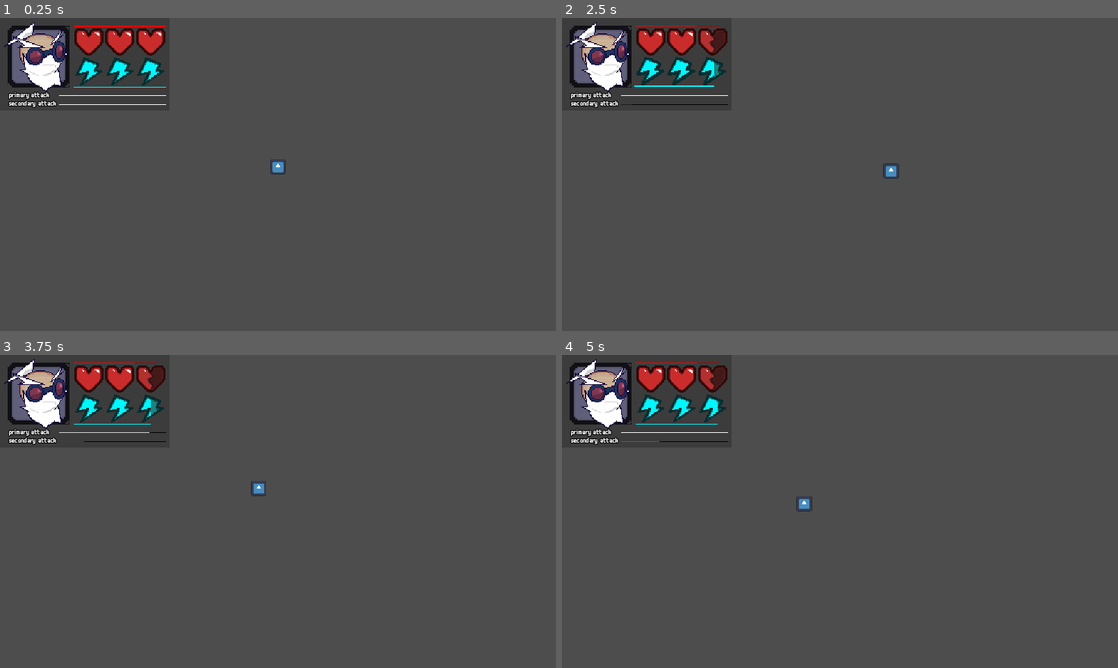
Above: before the commit, frames 1-4 (two rows, left to right).
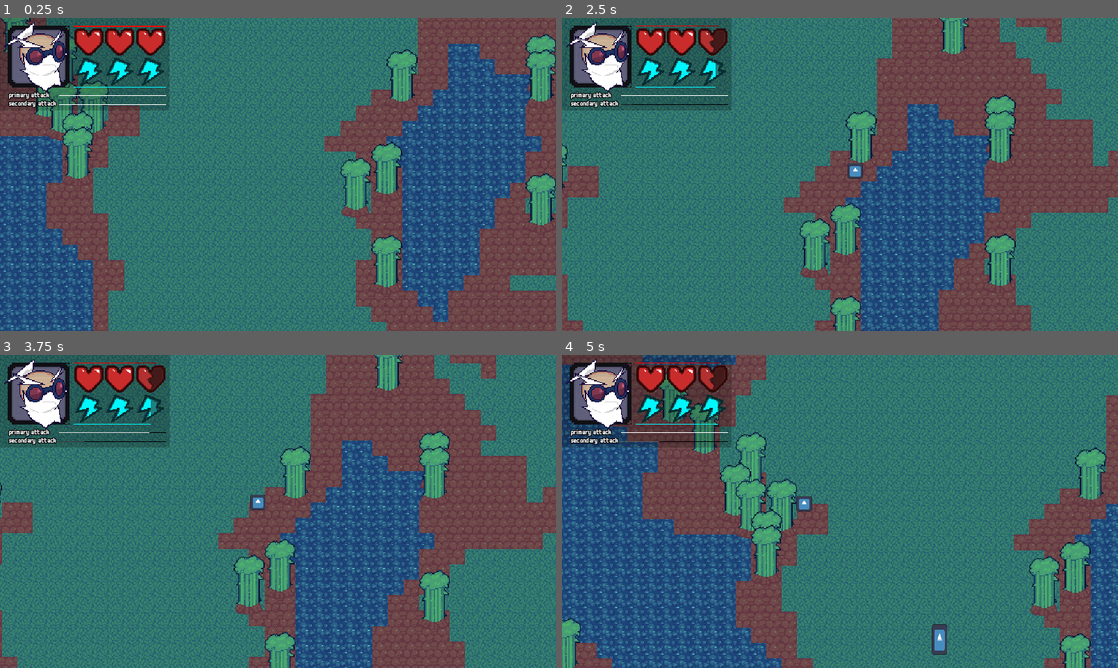
Above: after the commit, the same moments.

Repository: slotling/collateral-damage-gwj71
Game: Godot game, scene res://Scenes/Root/world.tscn
Same seed, same stepped clock (60 frames per second), same inputs: the game is played once before the commit and once after it. The engine's default icon, where the game draws it, is replaced by a stand-in: a white triangle on a blue panel in a dark square.
Inputs (mouse positions are in pixels of both pictures, inside the frame that each line leads up to):
- Up to frame 1 (0.25 s): no input
- Up to frame 2 (2.5 s): move the mouse to (962, 158) at 0.52 s; hold D (right) 0.53-1.28 s; click (962, 158) at 0.6 s; move the mouse to (728, 190) at 1.27 s; hold S (backward) 1.28-2.03 s; right-click (728, 190) at 1.35 s; move the mouse to (895, 105) at 2.02 s; hold D (right) from 2.03 s (still down); hold Shift (run) from 2.03 s (still down)
- Up to frame 3 (3.75 s): move the mouse to (250, 574) at 2.77 s; release D (right) at 2.78 s; release Shift (run) at 2.78 s; hold W (forward) 2.78-3.53 s; click (250, 574) at 2.85 s; move the mouse to (444, 558) at 3.52 s; hold A (left) from 3.53 s (still down); right-click (444, 558) at 3.6 s
- Up to frame 4 (5 s): keep holding A (left); move the mouse to (673, 464) at 4.27 s; tap Shift (run) at 4.35 s

The runs differ from the first frame. In frame 1, 88% of the frame differs, in the area x 0-100%, y 0-100%; in frame 2, 88%; in frame 3, 87%; in frame 4, 90%.
Error before the commit: Parse Error: Could not preload resource file "res://Scenes/Environment/bamboo.tscn". (res://Scenes/Generation/terrain.gd:78)
Error after the commit: Invalid operands 'Nil' and 'Vector2' in operator '+'. (res://Handlers/SpriteShaker.gd:45)

Commit message:
dumb bitch

Diff:
--- a/Scenes/Environment/bamboo.tscn
+++ b/Scenes/Environment/bamboo.tscn
@@ -11,7 +11,11 @@
 atlas = ExtResource("3_2df0l")
 region = Rect2(384, 96, 320, 120)
 
-[sub_resource type="Animation" id="Animation_56ky8"]
+[sub_resource type="AtlasTexture" id="AtlasTexture_mndo6"]
+atlas = ExtResource("3_2df0l")
+region = Rect2(0, 104, 64, 56)
+
+[sub_resource type="Animation" id="Animation_ff4ya"]
 length = 0.001
 tracks/0/type = "value"
 tracks/0/imported = false
@@ -24,38 +28,6 @@
 "transitions": PackedFloat32Array(1),
 "update": 0,
 "values": [Vector2(1, 1)]
-}
-
-[sub_resource type="Animation" id="Animation_fh40o"]
-resource_name = "fallen"
-length = 0.1
-tracks/0/type = "value"
-tracks/0/imported = false
-tracks/0/enabled = true
-tracks/0/path = NodePath("Sprite2D/GrownSprite:scale")
-tracks/0/interp = 1
-tracks/0/loop_wrap = true
-tracks/0/keys = {
-"times": PackedFloat32Array(0),
-"transitions": PackedFloat32Array(1),
-"update": 0,
-"values": [Vector2(1e-05, 1e-05)]
-}
-
-[sub_resource type="Animation" id="Animation_q1pyo"]
-resource_name = "grow"
-length = 0.4
-tracks/0/type = "value"
-tracks/0/imported = false
-tracks/0/enabled = true
-tracks/0/path = NodePath("Sprite2D/GrownSprite:scale")
-tracks/0/interp = 2
-tracks/0/loop_wrap = true
-tracks/0/keys = {
-"times": PackedFloat32Array(0, 0.1, 0.3),
-"transitions": PackedFloat32Array(1, 1, 1),
-"update": 0,
-"values": [Vector2(1, 1e-05), Vector2(0.7, 1.1), Vector2(1, 1)]
 }
 tracks/1/type = "value"
 tracks/1/imported = false
@@ -269,7 +241,47 @@
 "times": PackedFloat32Array(0),
 "transitions": PackedFloat32Array(1),
 "update": 0,
-"values": [Vector2(0.9, 1), Vector2(1, 1)]
+"values": [Vector2(1, 1)]
+}
+tracks/4/type = "value"
+tracks/4/imported = false
+tracks/4/enabled = true
+tracks/4/path = NodePath("FireSprite:frame")
+tracks/4/interp = 1
+tracks/4/loop_wrap = true
+tracks/4/keys = {
+"times": PackedFloat32Array(0, 0.1, 0.2, 0.3),
+"transitions": PackedFloat32Array(1, 1, 1, 1),
+"update": 1,
+"values": [0, 1, 2, 4]
+}
+tracks/5/type = "value"
+tracks/5/imported = false
+tracks/5/enabled = true
+tracks/5/path = NodePath("FireSprite:visible")
+tracks/5/interp = 1
+tracks/5/loop_wrap = true
+tracks/5/keys = {
+"times": PackedFloat32Array(0),
+"transitions": PackedFloat32Array(1),
+"update": 1,
+"values": [true]
+}
+
+[sub_resource type="Animation" id="Animation_pjwby"]
+resource_name = "fallen"
+length = 0.1
+tracks/0/type = "value"
+tracks/0/imported = false
+tracks/0/enabled = true
+tracks/0/path = NodePath("Sprite2D/GrownSprite:scale")
+tracks/0/interp = 1
+tracks/0/loop_wrap = true
+tracks/0/keys = {
+"times": PackedFloat32Array(0),
+"transitions": PackedFloat32Array(1),
+"update": 0,
+"values": [Vector2(1e-05, 1e-05)]
 }
 tracks/1/type = "value"
 tracks/1/imported = false
@@ -538,7 +550,14 @@
 
 [node name="CollisionShape2D" type="CollisionShape2D" parent="HitBoxHandler" index="1"]
 position = Vector2(0, -32)
-shape = SubResource("RectangleShape2D_3c36m")
-
-[connection signal="current_animation_changed" from="AnimationPlayer" to="." method="_on_animation_player_current_animation_changed"]
+shape = SubResource("RectangleShape2D_rwjpc")
+
+[node name="CollisionShape2D" type="CollisionShape2D" parent="." index="6"]
+rotation = 1.5708
+shape = SubResource("CircleShape2D_gesg1")
+
+[node name="RegrowTimer" type="Timer" parent="." index="7"]
+one_shot = true
+
+[connection signal="hit" from="HitBoxHandler" to="." method="_on_hit_box_handler_hit"]
 [connection signal="timeout" from="RegrowTimer" to="." method="_on_regrow_timer_timeout"]
--- a/UI/gui.tscn
+++ b/UI/gui.tscn
@@ -29,13 +29,11 @@
 
 [node name="HeartShaker" parent="." node_paths=PackedStringArray("sprite") instance=ExtResource("7_yytos")]
 sprite = NodePath("../Control/HBoxContainer/VBoxContainer/Hearts")
-offset_property = "texture_progress_offset"
 pause_interval = 0.01
 offset_range = 7
 
 [node name="StaminaShaker" parent="." node_paths=PackedStringArray("sprite") instance=ExtResource("7_yytos")]
 sprite = NodePath("../Control/HBoxContainer/VBoxContainer/Stamina")
-offset_property = "texture_progress_offset"
 pause_interval = 0.01
 offset_range = 1
 
Binary file removed: Assets/Megarion.png
Not shown, removed: Assets/Megarion.png.import
Not shown: 2 places in Scenes/Entities/Projectiles/Bomb.tscn that only renumber resources
Not shown: 1 places in UI/gui.tscn that only renumber resources
Binary file removed: UI/megarion.jpg
Not shown, removed: UI/megarion.jpg.import
Not shown, added: UI/guiCE6C.tmp
